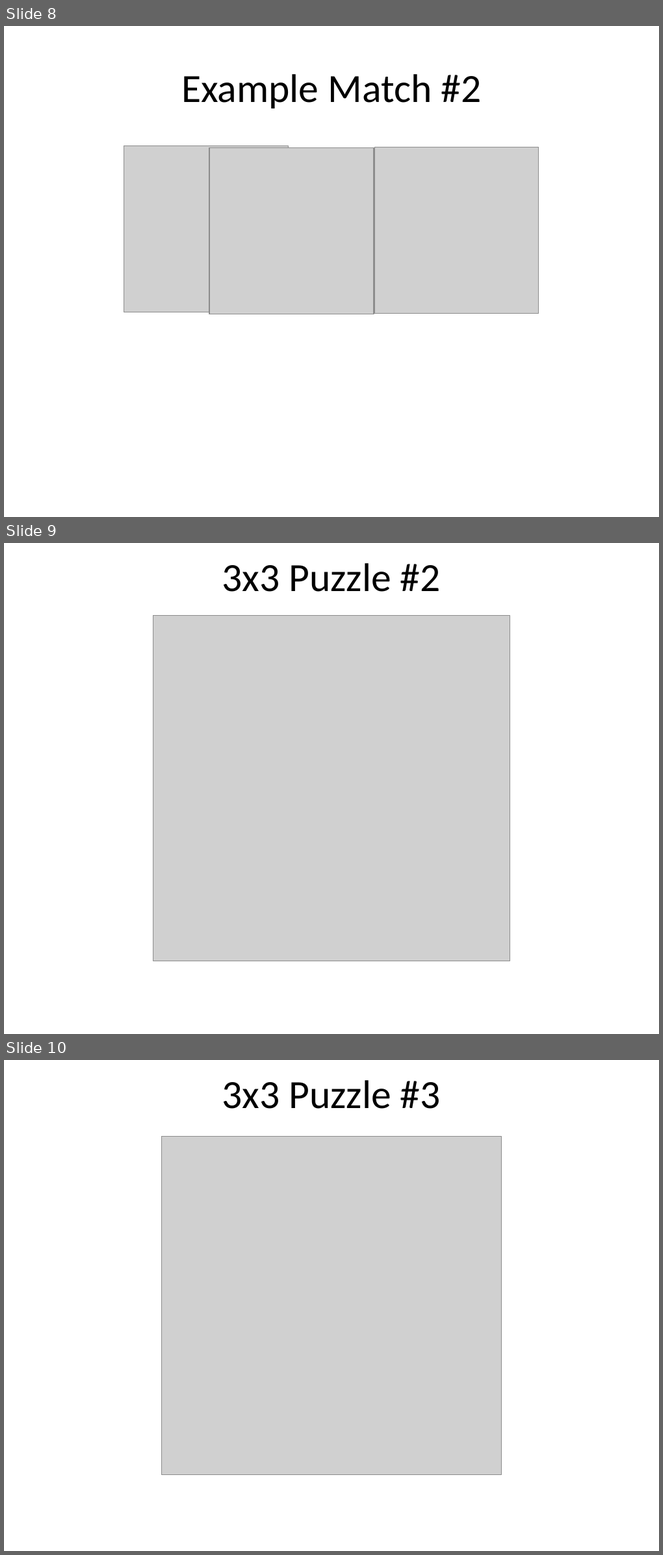
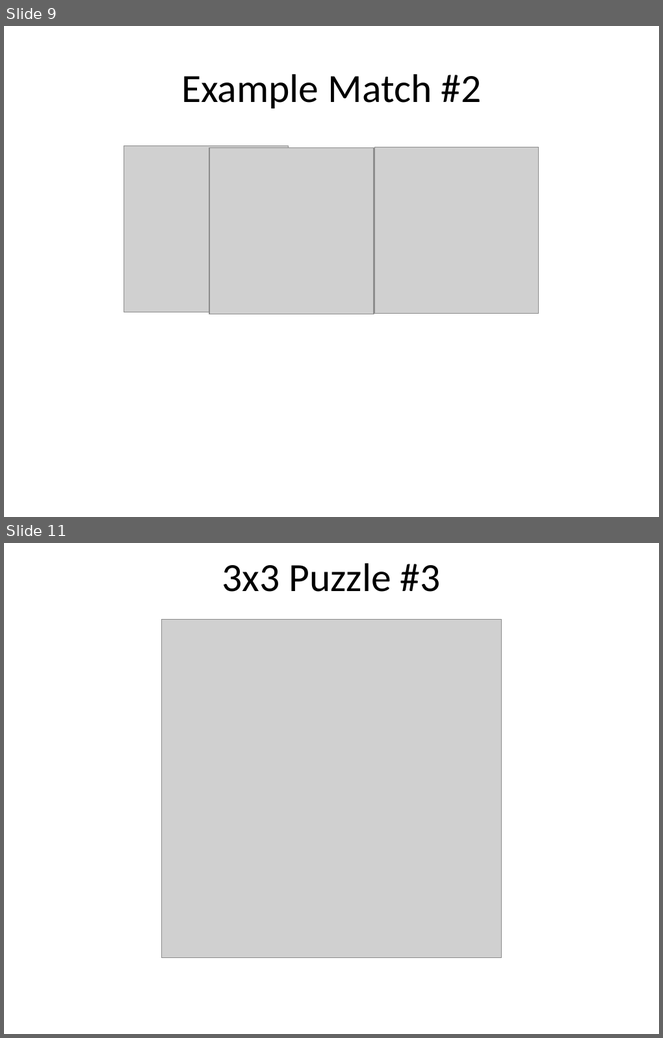
Before and after one commit to topaz11100/25_1_AL, a slide deck: 3/hw3.pptx. Shown one above the other, each under a label of ours: slides 8, 9 and 10 before the commit, slides 9 and 11 after it; the slides between them are not shown. The pictures are 663x1555 and 663x1038 pixels, drawn with LibreOffice and Linux fonts; fonts in the diff are those of the drawing; grey boxes stand for pictures. Boxes give left, top, right and bottom in pixels: in the first picture for what was removed or moved away, otherwise in the second. Text is boxed around its words. In the diff, an @@ line names an element or a change of style, - is before the commit and + after.

```diff
--- a/3/hw3.pptx
+++ b/3/hw3.pptx
@@ slide 9 removed at (4, 543, 659, 1034), background #FFFFFF @@
@@ text removed at (222, 563, 441, 592) @@
-3x3 Puzzle #2
@@ picture removed at (154, 616, 510, 962) @@
@@ what was slide 8 is now slide 9 @@
@@ what was slide 10 is now slide 11 @@
```
Also in this commit, not shown: 2 slides added, 1 other file.
